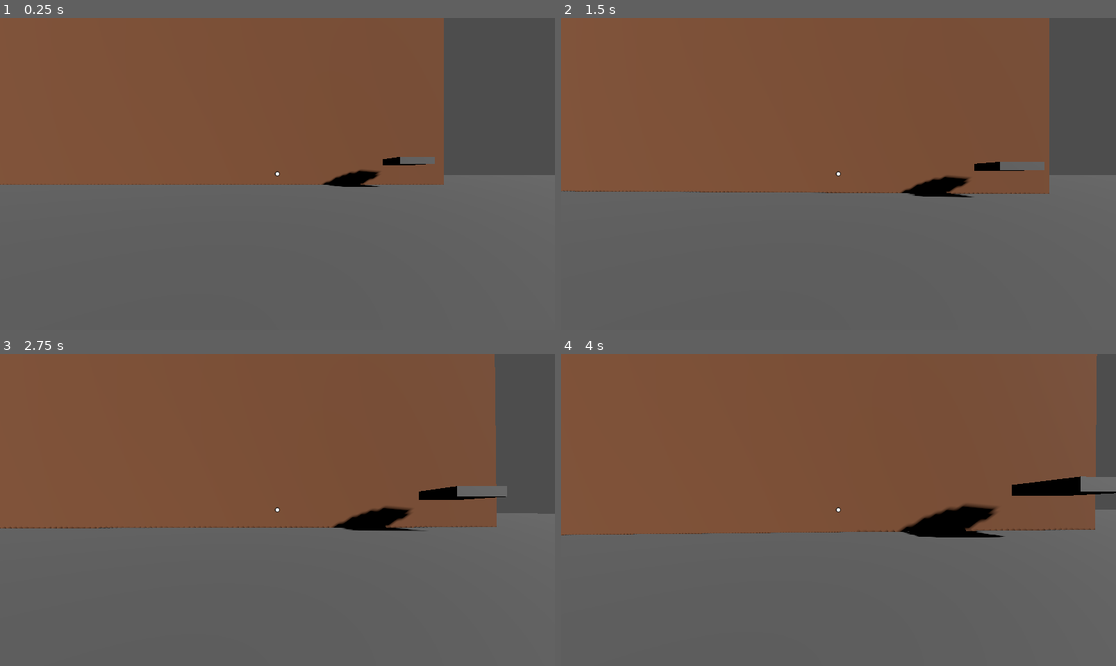
Above: before the commit, frames 1-4 (two rows, left to right).
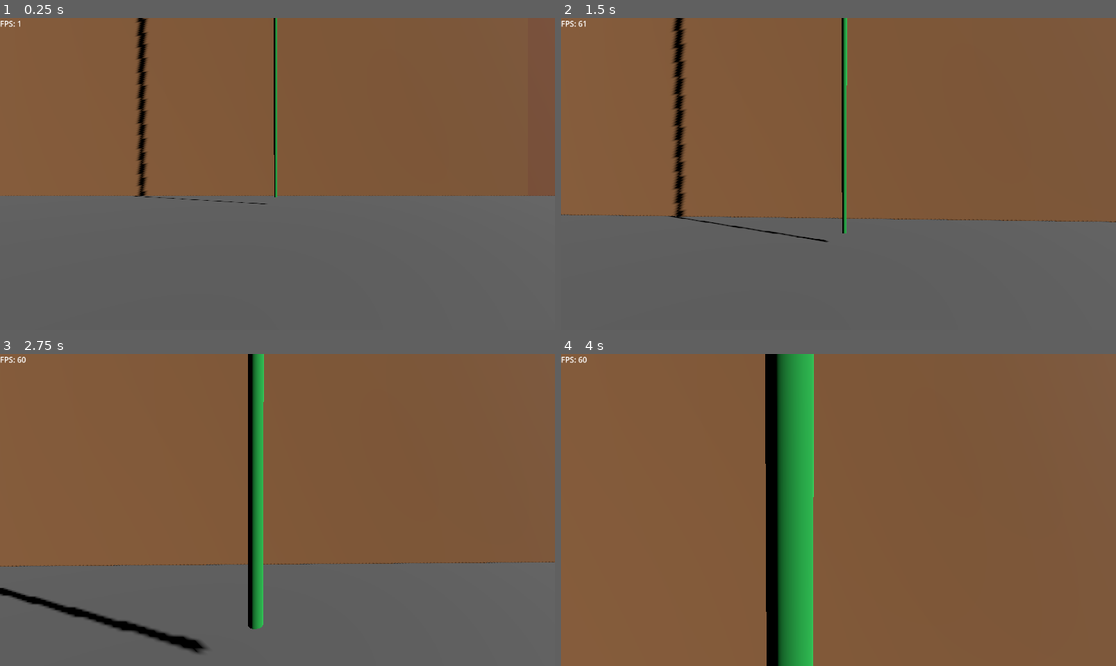
Above: after the commit, the same moments.

Repository: PelicanAndValley/Prototype_TheDoor
Game: Godot game, scene res://levels/test/test.tscn
Two runs of this game, one before a commit and one after it. Both use one fixed random seed, a clock stepped at 60 frames per second and the inputs below.
Inputs (mouse positions are in pixels of both pictures, inside the frame that each line leads up to):
- Up to frame 1 (0.25 s): no input
- Up to frame 2 (1.5 s): tap Enter at 0.5 s; move the mouse to (866, 174) at 0.52 s; hold W (Forward) from 0.53 s (still down); tap Q (Grapple) at 0.6 s; tap Space (Jump) at 0.77 s; move the mouse to (810, 174) at 1.27 s; click (810, 174) at 1.35 s
- Up to frame 3 (2.75 s): keep holding W (Forward); tap Space (Jump) at 1.52 s; tap Q (Grapple) at 1.55, 2.1 s; move the mouse to (288, 503) at 2.02 s
- Up to frame 4 (4 s): keep holding W (Forward); move the mouse to (832, 516) at 2.77 s; tap Shift (Run) at 2.85 s; tap Space (Jump) at 3.02, 3.77 s; tap Q (Grapple) at 3.05, 3.6 s; move the mouse to (877, 513) at 3.52 s

The runs differ from the first frame. In frame 1, 16% of the frame differs, in the area x 0-100%, y 0-60%; in frame 2, 18%; in frame 3, 22%; in frame 4, 52%, in the area x 0-100%, y 0-100%.
Error before the commit: Invalid access to property or key 'body_entered' on a base object of type 'null instance'. (res://scripts/climbable.gd:22)

Commit message:
Climbing, FPS counter

Diff:
--- a/characters/player/player.tscn
+++ b/characters/player/player.tscn
@@ -1,8 +1,9 @@
-[gd_scene load_steps=5 format=3 uid="uid://d2prbdiplyfkw"]
+[gd_scene load_steps=6 format=3 uid="uid://d2prbdiplyfkw"]
 
 [ext_resource type="Script" path="res://characters/player/player.gd" id="1_dtgyq"]
 [ext_resource type="PackedScene" uid="uid://pwppgtajejmn" path="res://ui/crosshair/crosshair.tscn" id="2_jyjei"]
 [ext_resource type="PackedScene" uid="uid://xesaaq3gl00m" path="res://prefabs/PROTOTYPE_Grapple_GrapplingHook/grappling_hook.tscn" id="2_scdmv"]
+[ext_resource type="Script" path="res://scripts/fps_counter.gd" id="4_bf4aw"]
 
 [sub_resource type="CapsuleShape3D" id="CapsuleShape3D_aytt0"]
 
@@ -30,15 +31,25 @@
 collide_with_areas = true
 debug_shape_custom_color = Color(1, 0, 0, 1)
 
-[node name="UI" type="CenterContainer" parent="."]
+[node name="UI" type="Control" parent="."]
+layout_mode = 3
 anchors_preset = 15
 anchor_right = 1.0
 anchor_bottom = 1.0
 grow_horizontal = 2
 grow_vertical = 2
+mouse_filter = 1
 
 [node name="Crosshair" parent="UI" instance=ExtResource("2_jyjei")]
-layout_mode = 2
+layout_mode = 1
+
+[node name="FPS Counter" type="RichTextLabel" parent="UI"]
+layout_mode = 1
+offset_right = 354.0
+offset_bottom = 40.0
+mouse_filter = 1
+text = "FPS: 89"
+script = ExtResource("4_bf4aw")
 
 [node name="GrappleThrowPosition" type="Node3D" parent="."]
 transform = Transform3D(1, 0, 0, 0, 1, 0, 0, 0, 1, 0, 2, -0.506257)
--- a/levels/test/test.tscn
+++ b/levels/test/test.tscn
@@ -49,8 +49,8 @@
 transform = Transform3D(5, 0, 0, 0, 1, 0, 0, 0, 5, 0, 0, 0)
 mesh = SubResource("BoxMesh_e7xrw")
 
-[node name="Player" parent="." instance=ExtResource("3_ht0e7")]
-transform = Transform3D(1, 0, 0, 0, 1, 0, 0, 0, 1, 69.7736, 1.90735e-06, 36.952)
+[node name="Player" parent="." instance=ExtResource("3_kq0e6")]
+transform = Transform3D(1, 0, 0, 0, 1, 0, 0, 0, 1, -22.6414, 1.90735e-06, 18.4072)
 
 [node name="Floor" type="StaticBody3D" parent="."]
 
--- a/prefabs/PROTOTYPE_Door_big_door/big_door.tscn
+++ b/prefabs/PROTOTYPE_Door_big_door/big_door.tscn
@@ -18,10 +18,17 @@
 albedo_color = Color(0.132901, 0.709549, 0.287783, 1)
 
 [sub_resource type="CylinderShape3D" id="CylinderShape3D_rfaqh"]
-height = 225.0
+height = 231.0
 
 [sub_resource type="BoxShape3D" id="BoxShape3D_o5oc4"]
-size = Vector3(1.27319, 0.609375, 1.14307)
+size = Vector3(3, 1, 3)
+
+[sub_resource type="BoxShape3D" id="BoxShape3D_akxgk"]
+size = Vector3(3, 1, 3)
+
+[sub_resource type="CylinderShape3D" id="CylinderShape3D_2ow0o"]
+height = 231.0
+radius = 1.0
 
 [sub_resource type="StandardMaterial3D" id="StandardMaterial3D_go68y"]
 albedo_color = Color(0.745881, 0.479889, 0.326446, 1)
@@ -123,19 +130,41 @@
 script = ExtResource("3_qv4ve")
 
 [node name="MeshInstance3D" type="MeshInstance3D" parent="Door1Origin/Vine"]
-transform = Transform3D(1, 0, 0, 0, 225, 0, 0, 0, 1, 0, -112.5, 0)
+transform = Transform3D(1, 0, 0, 0, 231, 0, 0, 0, 1, 0, -115, 0)
 mesh = SubResource("CylinderMesh_yuauf")
 surface_material_override/0 = SubResource("StandardMaterial3D_nvplk")
 
 [node name="CollisionShape3D" type="CollisionShape3D" parent="Door1Origin/Vine"]
-transform = Transform3D(1, 0, 0, 0, 1, 0, 0, 0, 1, 0, -112.5, 0)
+transform = Transform3D(1, 0, 0, 0, 1, 0, 0, 0, 1, 0, -115, 0)
 shape = SubResource("CylinderShape3D_rfaqh")
 
 [node name="TopExitArea" type="Area3D" parent="Door1Origin/Vine"]
+transform = Transform3D(1, 0, 0, 0, 1, 0, 0, 0, 1, 0, 0.499573, 0)
+visible = false
 
 [node name="CollisionShape3D" type="CollisionShape3D" parent="Door1Origin/Vine/TopExitArea"]
-transform = Transform3D(1, 0, 0, 0, 1, 0, 0, 0, 1, -0.0111084, 0.195312, 0.0715332)
+transform = Transform3D(1, 0, 0, 0, 1, 0, 0, 0, 1, 0, 1.00645, 0)
 shape = SubResource("BoxShape3D_o5oc4")
+
+[node name="BottomExitArea" type="Area3D" parent="Door1Origin/Vine"]
+transform = Transform3D(1, 0, 0, 0, 1, 0, 0, 0, 1, 0, -231, 0)
+visible = false
+
+[node name="CollisionShape3D" type="CollisionShape3D" parent="Door1Origin/Vine/BottomExitArea"]
+transform = Transform3D(1, 0, 0, 0, 1, 0, 0, 0, 1, 0, 0.472642, 0)
+shape = SubResource("BoxShape3D_akxgk")
+
+[node name="ClimbArea" type="Area3D" parent="Door1Origin/Vine"]
+
+[node name="CollisionShape3D" type="CollisionShape3D" parent="Door1Origin/Vine/ClimbArea"]
+transform = Transform3D(1, 0, 0, 0, 1, 0, 0, 0, 1, 0, -115, 0)
+shape = SubResource("CylinderShape3D_2ow0o")
+
+[node name="TopExitPos" type="Node3D" parent="Door1Origin/Vine"]
+transform = Transform3D(1, 0, 0, 0, 1, 0, 0, 0, 1, 0, 0, -1.64922)
+
+[node name="BottomExitPos" type="Node3D" parent="Door1Origin/Vine"]
+transform = Transform3D(1, 0, 0, 0, 1, 0, 0, 0, 1, 0, -231, 2)
 
 [node name="Door2Origin" type="Node3D" parent="."]
 transform = Transform3D(1, 0, 0, 0, 1, 0, 0, 0, 1, 100, 0, 0)
--- a/scripts/climbable.gd
+++ b/scripts/climbable.gd
@@ -3,61 +3,71 @@
 class_name Climbable;
 
 @export
-var top_exit_pos : Node3D;
-@export
-var bottom_exit_pos : Node3D;
+var clearance : float = 1.5;
 
-var _top_exit_area : Area3D;
-var _bottom_exit_area : Area3D;
-var _exit_pos : Node3D;
+var _top_exit_pos : Node3D;
+var _bottom_exit_pos : Node3D;
+var _climb_area : Area3D;
+var _exit_pos : Vector3;
 var _player : Player = null;
 var _og_pos : Vector3;
 var _hop_timer : float = 0;
+var _hopping : bool = false;
+var _exit_dir : Vector3;
+var _just_entered : bool = false;
 
 # Called when the node enters the scene tree for the first time.
 func _ready() -> void:
-	_top_exit_area = $TopExitArea;
-	_bottom_exit_area = $BottomExitArea;
-	_top_exit_area.body_entered.connect(self.on_body_entered_top_exit);
-	_bottom_exit_area.body_entered.connect(self.on_body_entered_bottom_exit);
+	_climb_area = $ClimbArea;
+	_top_exit_pos = $TopExitPos;
+	_bottom_exit_pos = $BottomExitPos;
+	_climb_area.body_entered.connect(self.on_body_entered_climb);
+	_climb_area.body_exited.connect(self.on_body_exited_climb);
 
 func grow_collision_cylinder(shape: CollisionShape3D, scale):
 	var cylinder = shape.shape as CylinderShape3D;
 	cylinder.height = scale;
 	shape.position.y = -scale / 2;
 
+func exit_to_pos (pos: Vector3) -> void:
+	if _hopping:
+		return;
+	_player.move_state = Player.MoveState.CONTROLLED;
+	_og_pos = _player.global_position;
+	_exit_pos = pos;
+	_hop_timer = 0;
+	_hopping = true;
+
 func _physics_process(delta: float) -> void:
 	# Move player on exit
 	if _player:
-		_hop_timer += delta;
-		if _hop_timer >= _player.hop_time:
-			_hop_timer = _player.hop_time;
-			_player.move_state = Player.MoveState.WALKING;
-		_player.global_position = lerp(_og_pos, _exit_pos.global_position, _hop_timer / _player.hop_time);
+		if _hopping:
+			_hop_timer += delta;
+			var ended = false;
+			if _hop_timer >= _player.hop_time:
+				_hop_timer = _player.hop_time;
+				ended = true;
+			#_player.velocity =
+			if ended:
+				_player.move_state = Player.MoveState.WALKING;
+				_player = null;
+				_hopping = false;
+		elif _player.is_on_floor():
+			if !_just_entered:
+				pass;
+				#var climbable_ref_pos = Vector3(global_position.x, _player.global_position.y, global_position)
+				#exit_to_pos();
+		else:
+			_just_entered = false;
 
 
-func on_body_entered_rope(body: Node3D) -> void:
-	if body is Player:
-		var player = body as Player;
-		player.move_state = Player.MoveState.CLIMBING;
+func on_body_entered_climb(body: Node3D) -> void:
+	if body is Player and !_hopping:
+		print("PLAYER CLIMBING");
+		_player = body as Player;
+		_player.move_state = Player.MoveState.CLIMBING;
+		_just_entered = true;
 
-func on_body_exited_rope(body: Node3D) -> void:
-	if body is Player:
-		var player = body as Player;
-		player.move_state = Player.MoveState.WALKING;
-
-func on_body_entered_top_exit(body: Node3D) -> void:
-	if body is Player:
-		_player = body as Player;
-		_player.move_state = Player.MoveState.CONTROLLED;
-		_og_pos = _player.global_position;
-		_exit_pos = top_exit_pos;
-		_hop_timer = 0;
-
-func on_body_entered_bottom_exit(body: Node3D) -> void:
-	if body is Player:
-		_player = body as Player;
-		_player.move_state = Player.MoveState.CONTROLLED;
-		_og_pos = _player.global_position;
-		_exit_pos = bottom_exit_pos;
-		_hop_timer = 0;
+func on_body_exited_climb(body: Node3D) -> void:
+	if body is Player and !_hopping:
+		exit_to_pos(_top_exit_pos.global_position);
--- /dev/null
+++ b/scripts/fps_counter.gd
@@ -0,0 +1,13 @@
+@tool
+extends RichTextLabel
+
+class_name FPSCounter;
+
+# Called when the node enters the scene tree for the first time.
+func _ready() -> void:
+	pass # Replace with function body.
+
+
+# Called every frame. 'delta' is the elapsed time since the previous frame.
+func _process(delta: float) -> void:
+	text = str("FPS: ", Engine.get_frames_per_second())
--- a/ui/crosshair/crosshair.gd
+++ b/ui/crosshair/crosshair.gd
@@ -1,5 +1,5 @@
 @tool
-extends TextureRect
+extends Control
 
 class_name Crosshair;
 
@@ -11,16 +11,21 @@
 @export
 var grapple: Texture2D;
 
+var _tex : TextureRect;
+
 @export_category("State")
 enum State { Normal, Interact, Grapple };
 @export
 var state: State = State.Normal;
 
+func _ready () -> void:
+	_tex = $CrosshairTexture;
+
 func _process (delta: float) -> void:
 	match state:
 		State.Normal:
-			texture = normal;
+			_tex.texture = normal;
 		State.Interact:
-			texture = interact;
+			_tex.texture = interact;
 		State.Grapple:
-			texture = grapple;
+			_tex.texture = grapple;
--- a/ui/crosshair/crosshair.tscn
+++ b/ui/crosshair/crosshair.tscn
@@ -1,18 +1,16 @@
-[gd_scene load_steps=5 format=3 uid="uid://pwppgtajejmn"]
+[gd_scene load_steps=3 format=3 uid="uid://pwppgtajejmn"]
 
 [ext_resource type="Script" path="res://ui/crosshair/crosshair.gd" id="1_nbi2u"]
 [ext_resource type="Texture2D" uid="uid://ddto3p4tns5hj" path="res://ui/crosshair/crosshair.png" id="2_flubn"]
-[ext_resource type="Texture2D" uid="uid://cx0xae2qyyjw0" path="res://ui/crosshair/crosshair-interact.png" id="3_mtr7h"]
-[ext_resource type="Texture2D" uid="uid://bkesjfl3m32v" path="res://ui/crosshair/crosshair-grapple.png" id="4_3wjgj"]
 
-[node name="Crosshair" type="TextureRect"]
+[node name="Crosshair" type="CenterContainer"]
 anchors_preset = 15
 anchor_right = 1.0
 anchor_bottom = 1.0
 grow_horizontal = 2
 grow_vertical = 2
+script = ExtResource("1_nbi2u")
+
+[node name="CrosshairTexture" type="TextureRect" parent="."]
+layout_mode = 2
 texture = ExtResource("2_flubn")
-script = ExtResource("1_nbi2u")
-normal = ExtResource("2_flubn")
-interact = ExtResource("3_mtr7h")
-grapple = ExtResource("4_3wjgj")
Not shown: 4 places in levels/test/test.tscn that only renumber resources
Not shown: 1 places in prefabs/PROTOTYPE_Door_big_door/big_door.tscn that only renumber resources
